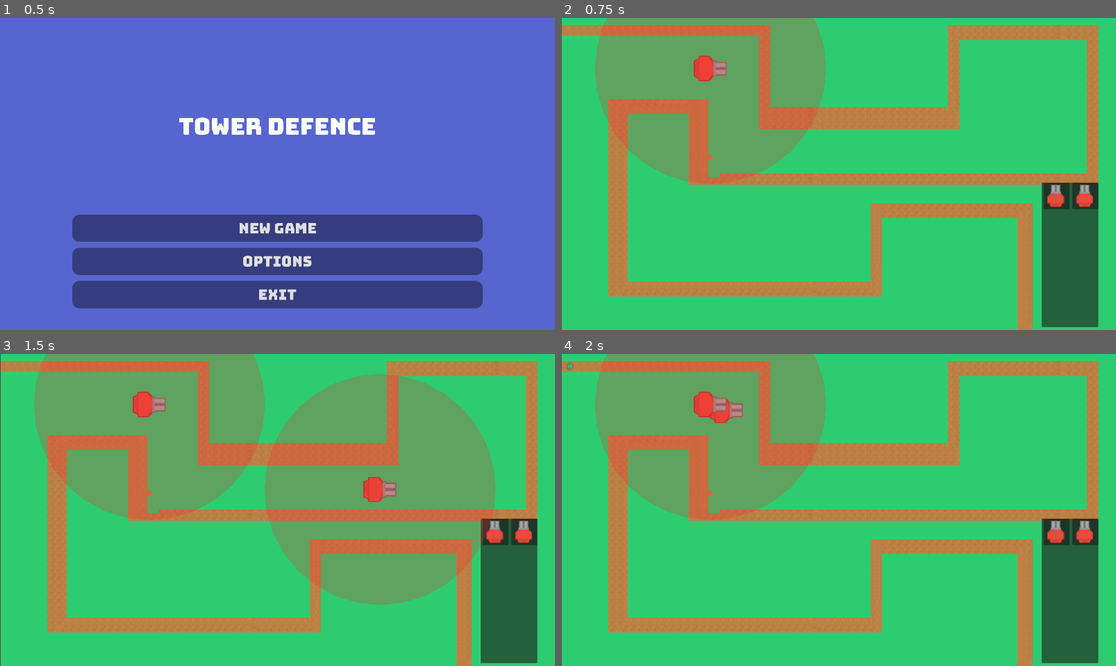
Above: before the commit, frames 1-4 (two rows, left to right).
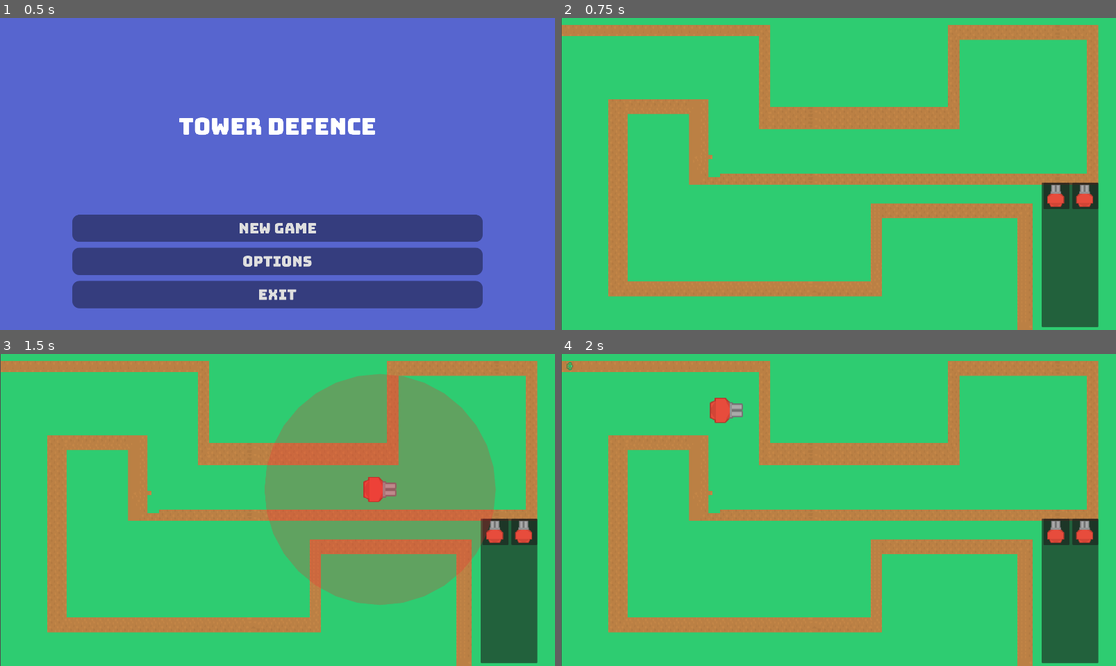
Above: after the commit, the same moments.

Repository: Robbedebie/Tower-Defense
Game: Godot game, scene res://main_menu.tscn
The game is run twice, just before and just after one commit, with the same random seed, the same clock (stepped at 60 frames per second) and the same inputs.
Inputs (mouse positions are in pixels of both pictures, inside the frame that each line leads up to):
- Up to frame 1 (0.5 s): no input
- Up to frame 2 (0.75 s): click "New Game" at 0.5 s
- Up to frame 3 (1.5 s): tap Enter at 1.25 s; drag from (493, 531) to (149, 403) at 1.27 s
- Up to frame 4 (2 s): no input

Frame 1 is identical in both runs. In frame 2, 15% of the frame differs, in the area x 6-48%, y 0-54%; in frame 3, 15%; in frame 4, 15%.

Commit message:
forgor to push

Diff:
--- a/main.tscn
+++ b/main.tscn
@@ -1,10 +1,9 @@
-[gd_scene load_steps=6 format=3 uid="uid://dtu32xg8x063f"]
+[gd_scene load_steps=5 format=3 uid="uid://dtu32xg8x063f"]
 
 [ext_resource type="PackedScene" uid="uid://cd06tjp6armko" path="res://Levels/level1.tscn" id="1_5ihr7"]
 [ext_resource type="Script" path="res://PathSpawner.gd" id="1_f3o5m"]
 [ext_resource type="PackedScene" uid="uid://bcf8nrpc4vlge" path="res://ui.tscn" id="1_q0oa5"]
 [ext_resource type="Script" path="res://main.gd" id="1_vtgy7"]
-[ext_resource type="PackedScene" uid="uid://dbek41afjfkv0" path="res://Towers/red_bullet_tower.tscn" id="3_cpgwr"]
 
 [node name="Main" type="Node"]
 script = ExtResource("1_vtgy7")
@@ -27,7 +26,4 @@
 [node name="Towers" type="Node2D" parent="."]
 position = Vector2(0, 13)
 
-[node name="RedBulletTower" parent="." instance=ExtResource("3_cpgwr")]
-position = Vector2(-443, -365)
-
 [connection signal="timeout" from="PathSpawner/Timer" to="PathSpawner" method="_on_timer_timeout"]
